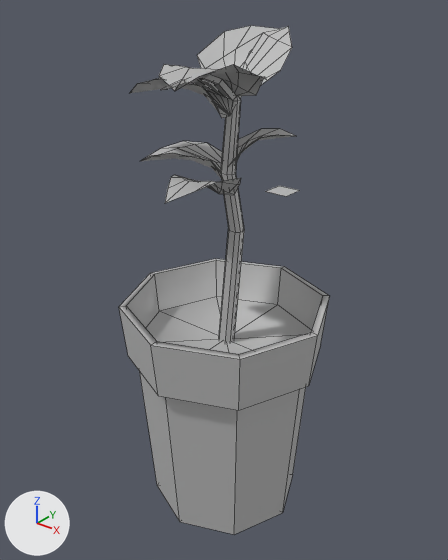
An edit to the FBX model GAM130Prototype/Assets/4 Play/Models/Plants/plant pot 2.fbx, drawn before and after from the same camera.
Rendered twice from a camera (50 mm lens) standing at (-7.237, -4.871, 0.777) and looking at (-8.05, -3.856, 0.148). Every picture has the same lights, and +X, +Y and +Z are marked at lower left. Mesh edges are drawn as thin lines. Where no turn or scale is listed for an object, it has been applied to the vertices.

Script lines for the objects in view, before the commit:
```python
me_mesh = bpy.data.meshes.new('Mesh')
me_mesh.from_pydata(...)  # 278 vertices, 277 faces; spans x -0.244..0.244, y -0.273..0.273, z -0.004..1.117
me_mesh.materials.append(mat_lambert1)  # grey #bcbcbc
# before: 82 (-0.001, -0.175, 1.024) at pixel (174, 91)
# before: 85 (0.093, -0.023, 1.035) at pixel (266, 79)
# before: 184 (-0.014, -0.039, 0.401), 185 (-0.01, -0.043, 0.41), 186 (-0.018, -0.036, 0.41), 187 (0.017, -0.036, 0.41), 188 (0.008, -0.043, 0.41)
# before: 189 (0.012, -0.039, 0.401), 202 (-0.018, -0.021, 0.41), 203 (-0.01, -0.013, 0.41), 204 (-0.014, -0.017, 0.401), 205 (0.012, -0.017, 0.401)
# before: 206 (0.008, -0.013, 0.41), 207 (0.017, -0.021, 0.41)
# before: 258 (-0.006, 0.175, 1.109)
ob_polysurface46 = bpy.data.objects.new('polySurface46', me_mesh)
ob_polysurface46.location = (-8.026, -3.85, -0.429)
```
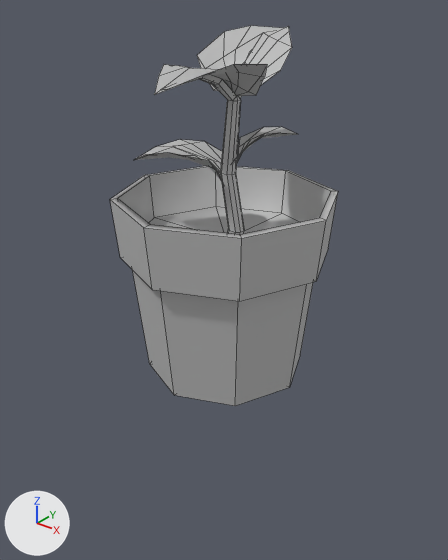
The newer file is also rescaled (x0.0752), turned or shifted as a whole; pictures and numbers use the older file's frame.

What differs and where, as boxes (x1, y1, x2, y2) in the pictures (448 x 560 px; the box of a moved part takes in the faces that stretch with it):
'polySurface46', reshaped (9% wider, 25% shorter)
    before: (119, 26, 329, 534)
    after: (110, 26, 338, 406)
part 1 of me_mesh, moved or reshaped
    before: (141, 141, 224, 181)
    after: (134, 139, 223, 182)
part 2 of me_mesh, moved or reshaped
    before: (229, 129, 295, 167)
    after: (232, 127, 297, 165)
part 3 of me_mesh, added
    after: (110, 166, 338, 406)
part 4 of me_mesh, deleted
    before: (119, 259, 329, 534)
part 5 of me_mesh, deleted
    before: (165, 175, 241, 203)
part 6 of me_mesh, deleted
    before: (130, 78, 236, 118)
part 7 of me_mesh, deleted
    before: (265, 186, 299, 196)
part 8 of me_mesh, moved or reshaped
    before: (159, 67, 218, 91)
    after: (154, 67, 218, 95)
part 9 of me_mesh, moved or reshaped
    before: (233, 64, 266, 79)
    after: (233, 64, 267, 77)
part 10 of me_mesh, moved or reshaped
    before: (219, 229, 244, 343)
    after: (228, 229, 244, 234)
part 11 of me_mesh, moved or reshaped
    both: (236, 26, 286, 49)

The change, as a diff of the scene's bpy script:
```diff
--- a/GAM130Prototype/Assets/4 Play/Models/Plants/plant pot 2.fbx.py
+++ b/GAM130Prototype/Assets/4 Play/Models/Plants/plant pot 2.fbx.py
@@ me_mesh @@
 # used by ob_polysurface46; location = (-8.026, -3.85, -0.429)
 # verts and faces of me_mesh; kept vertices keep their numbers, new ones are numbered from 278
-me_mesh.from_pydata(...)  # 278 vertices, 277 faces; spans x -0.244..0.244, y -0.273..0.273, z -0.004..1.117
+me_mesh.from_pydata(...)  # 222 vertices, 226 faces; spans x -0.244..0.244, y -0.273..0.216, z 0.379..1.117
+# me_mesh part 1: the loose piece of 26 vertices spanning x -0.19..0.029, y -0.125..0.049, z 0.816..0.893 is scaled about its middle by (1.06, 1.06, 1), then moved by (-0.012, 0.003, 0.0)
+# me_mesh part 2: the loose piece of 26 vertices spanning x -0.006..0.141, y -0.083..0.034, z 0.856..0.935 is moved by (-0.006, 0.015, 0.0)
+# me_mesh part 3: a new loose piece of 50 vertices spanning x -0.244..0.244, y -0.273..0.216, z 0.379..0.793, in mat_lambert1 (grey #bcbcbc)
+# me_mesh part 4: the loose piece of 50 vertices spanning x -0.244..0.244, y -0.273..0.216, z -0.004..0.539 is deleted
+# me_mesh part 5: the loose piece of 26 vertices spanning x -0.066..0.067, y -0.214..-0.05, z 0.801..0.857 is deleted
+# me_mesh part 6: the loose piece of 26 vertices spanning x -0.184..0.049, y -0.162..0.022, z 0.964..1.041 is deleted
+# me_mesh part 7: the loose piece of 4 vertices spanning x -0.065..-0.002, y 0.21..0.273, z 0.728 is deleted
+# me_mesh part 8
+verts[82] = (-0.001, -0.228, 1.024)  # moved, pixel (154, 94)
+# me_mesh part 9
+verts[85] = (0.093, -0.023, 1.063)  # moved, pixel (267, 64)
+# me_mesh part 10
+for i in [184, 189, 204, 205]: verts[i] += (0.0, 0.0, 0.171)
+for i in [*range(185, 189), 202, 203, 206, 207]: verts[i] += (0.0, 0.0, 0.172)
+# me_mesh part 11
+verts[258] = (-0.006, 0.199, 1.109)  # moved, pixel (289, 28)
 me_mesh.materials.append(mat_lambert1)
```
